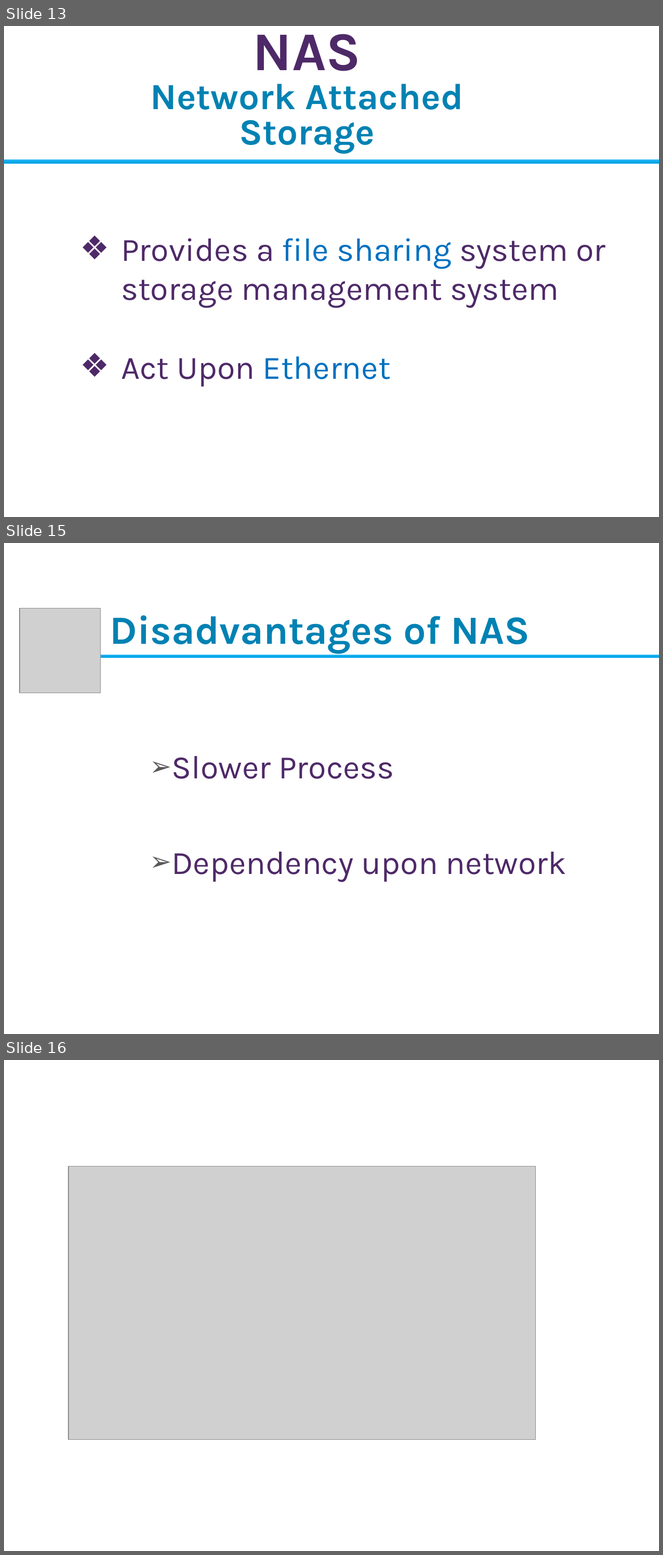
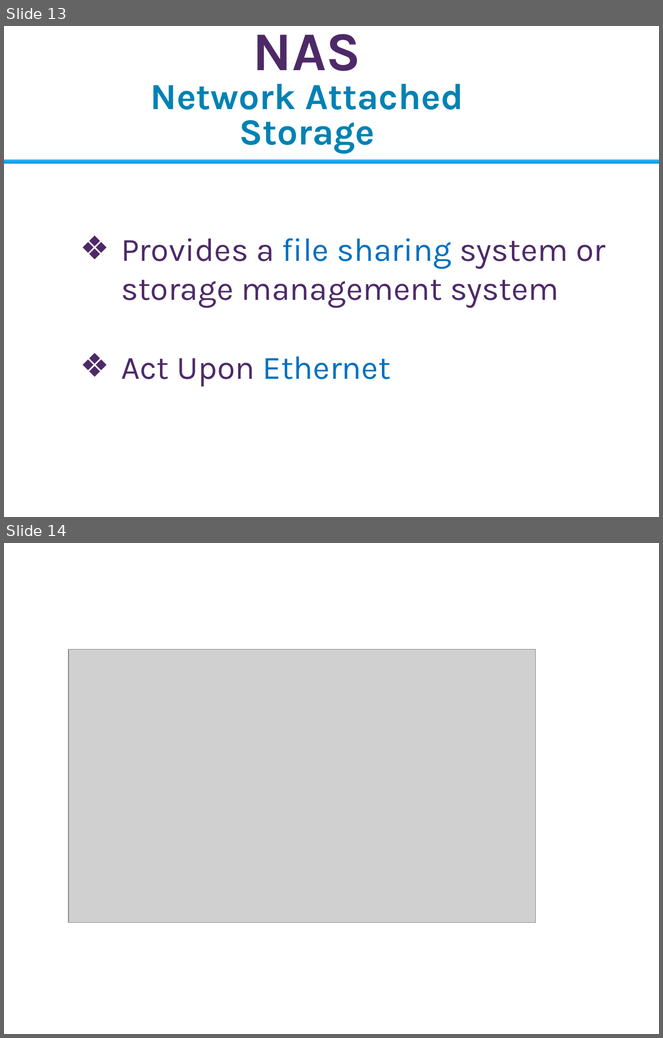
Before and after one commit to Imran4424/C-Plus-Plus-Object-Oriented, a slide deck: OOP.pptx. Shown one above the other, each under a label of ours: slides 13, 15 and 16 before the commit, slides 13 and 14 after it; the slides between them are not shown. The pictures are 663x1555 and 663x1038 pixels, drawn with LibreOffice and Linux fonts; fonts in the diff are those of the drawing; grey boxes stand for pictures; background and template pictures are left out. Boxes give left, top, right and bottom in pixels: in the first picture for what was removed or moved away, otherwise in the second. Text is boxed around its words. In the diff, an @@ line names an element or a change of style, - is before the commit and + after.

```diff
--- a/OOP.pptx
+++ b/OOP.pptx
@@ slide 15 removed at [4,543,659,1034], background picture (left out) @@
@@ picture removed at [20,608,100,692] @@
@@ text removed at [110,615,530,653] @@
-Disadvantages of NAS
@@ rectangle removed at [45,655,659,657] @@
@@ text removed at [171,756,567,882] @@
-➢ Slower Process
-➢ Dependency upon network
@@ what was slide 16 is now slide 14 @@
```
Also in this commit, not shown: 1 other slide removed.
